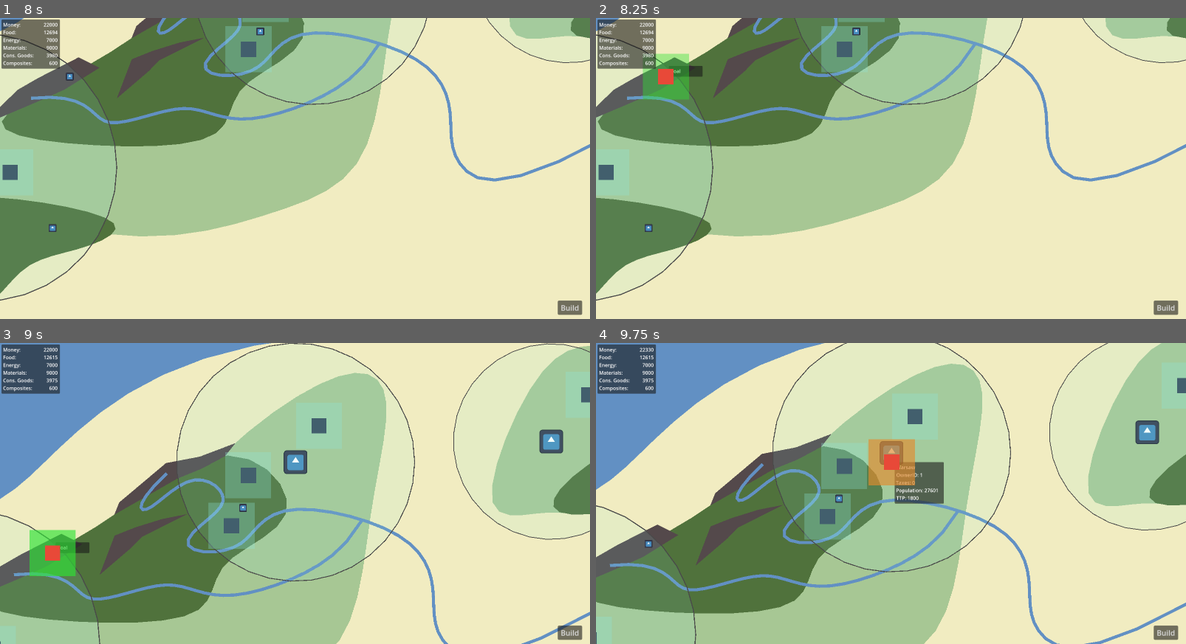
Above: before the commit, frames 1-4 (two rows, left to right).
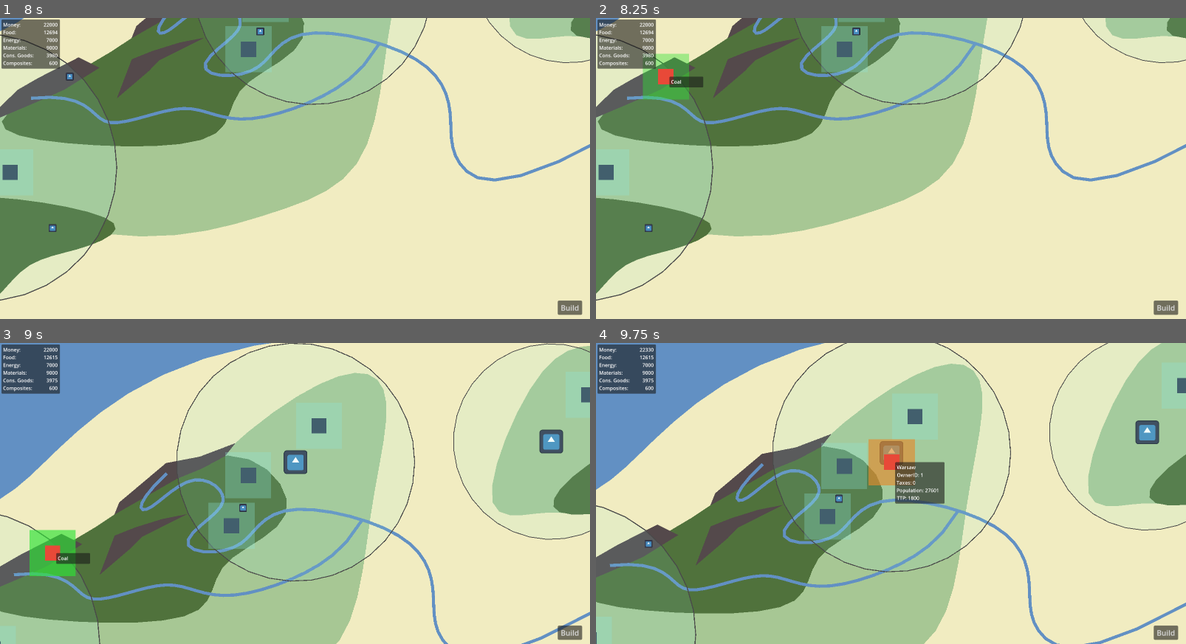
Above: after the commit, the same moments.

Repository: Novation257/Nations-Refounded
Game: Godot game, scene res://masterScene.tscn
The game is run twice, just before and just after one commit, with the same random seed, the same clock (stepped at 60 frames per second) and the same inputs. The engine's default icon, where the game draws it, is replaced by a stand-in: a white triangle on a blue panel in a dark square.
Inputs (mouse positions are in pixels of both pictures, inside the frame that each line leads up to):
- Up to frame 1 (8 s): tap Enter at 0.5, 2, 3.5 s; move the mouse to (312, 216) at 0.52 s; tap Down (CamDown) at 0.6, 5.1 s; click (312, 216) at 0.67 s; tap Space at 1.25, 2.75, 4.25 s; move the mouse to (472, 213) at 1.27 s; tap Left (CamLeft) at 1.35, 5.85 s; click (472, 213) at 1.42 s; move the mouse to (118, 123) at 2.02 s; tap Right (CamRight) at 2.1, 6.6 s; click (118, 123) at 2.17 s; move the mouse to (324, 168) at 2.77 s; tap Up (CamUp) at 2.85, 7.35 s; click (324, 168) at 2.92 s; move the mouse to (206, 93) at 3.52 s; press the mouse at (206, 93) at 3.53 s; move the mouse to (424, 153) at 4.27 s; release the mouse at (424, 153) at 4.28 s; tap Shift (Shift) at 4.35 s; click (424, 153) at 4.42 s; move the mouse to (11, 171) at 5.02 s; click (11, 171) at 5.17 s; move the mouse to (11, 162) at 5.77 s; click (11, 162) at 5.92 s; move the mouse to (259, 39) at 6.52 s; click (259, 39) at 6.67 s; move the mouse to (247, 39) at 7.27 s; click (247, 39) at 7.42 s
- Up to frame 2 (8.25 s): move the mouse to (666, 75) at 8.02 s; press the mouse at (666, 75) at 8.03 s
- Up to frame 3 (9 s): move the mouse to (53, 553) at 8.77 s; release the mouse at (53, 553) at 8.78 s; tap Shift (Shift) at 8.85 s; click (53, 553) at 8.92 s
- Up to frame 4 (9.75 s): move the mouse to (891, 463) at 9.52 s; tap Down (CamDown) at 9.6 s; click (891, 463) at 9.67 s

Frame 1 is identical in both runs. In frame 2, 0.3% of the frame differs, in the area x 12-19%, y 15-24%; in frame 3, 0.3%; in frame 4, 0.4%, in the area x 50-60%, y 39-54%.

Commit message:
Fixed z-index and scaling of hover UIs (#14)

Diff:
--- a/ClientApp/gameObjects/city/city.gd
+++ b/ClientApp/gameObjects/city/city.gd
@@ -108,9 +108,15 @@
 func _process(delta: float) -> void:
 	# Make UI follow cursor if the UI isn't hidden
 	if UI.visible == true:
+		# Update scale
+		UI.scale[0] = 1/get_node("%camera+static ui").zoom[0]
+		UI.scale[1] = UI.scale[0]
+
+		# Update position
 		var m_pos:Vector2 = get_local_mouse_position()
-		UI.position[0] = m_pos[0] + 10
-		UI.position[1] = m_pos[1] + 0
+		UI.position[0] = m_pos[0] + (12 * UI.scale[0])
+		UI.position[1] = m_pos[1] - (0  * UI.scale[0])
+
 	pass
 
 func _on_city_inner_coll_mouse_entered() -> void:
--- a/ClientApp/gameObjects/city/city.tscn
+++ b/ClientApp/gameObjects/city/city.tscn
@@ -35,6 +35,7 @@
 
 [node name="UI" type="Panel" parent="."]
 unique_name_in_owner = true
+z_index = 1
 offset_left = 100.0
 offset_top = -80.0
 offset_right = 260.0
--- a/ClientApp/gameObjects/extractor/GenericExtractor.tscn
+++ b/ClientApp/gameObjects/extractor/GenericExtractor.tscn
@@ -87,9 +87,14 @@
 func _process(delta: float) -> void:
 	# Make UI follow cursor if the UI isn't hidden
 	if UI.visible == true:
+		# Update scale
+		UI.scale[0] = 1/get_node(\"%camera+static ui\").zoom[0]
+		UI.scale[1] = UI.scale[0]
+
+		# Update position
 		var m_pos:Vector2 = get_local_mouse_position()
-		UI.position[0] = m_pos[0] + 10
-		UI.position[1] = m_pos[1] + 0
+		UI.position[0] = m_pos[0] + (12 * UI.scale[0])
+		UI.position[1] = m_pos[1] - (0  * UI.scale[0])
 
 	clicked = false
 
@@ -139,6 +144,7 @@
 
 [node name="UI" type="Panel" parent="."]
 unique_name_in_owner = true
+z_index = 1
 offset_left = 100.0
 offset_top = -80.0
 offset_right = 250.0
--- a/ClientApp/gameObjects/resourceNode/GenericResourceNode.tscn
+++ b/ClientApp/gameObjects/resourceNode/GenericResourceNode.tscn
@@ -22,6 +22,7 @@
 
 [node name="UI" type="Panel" parent="."]
 unique_name_in_owner = true
+z_index = 1
 offset_left = 32.0
 offset_top = -27.0
 offset_right = 142.0
--- a/ClientApp/gameObjects/resourceNode/resourceNode.gd
+++ b/ClientApp/gameObjects/resourceNode/resourceNode.gd
@@ -23,9 +23,14 @@
 
 func _process(delta: float) -> void:
 	if UI.visible == true:
+		# Update scale
+		UI.scale[0] = 1/get_node("%camera+static ui").zoom[0]
+		UI.scale[1] = UI.scale[0]
+
+		# Update position
 		var m_pos:Vector2 = get_local_mouse_position()
-		UI.position[0] = m_pos[0] + 10
-		UI.position[1] = m_pos[1] - 35
+		UI.position[0] = m_pos[0] + (12 * UI.scale[0])
+		UI.position[1] = m_pos[1] - (0 * UI.scale[0])
 
 		# Emit signal if clicked
 		if Input.is_action_just_pressed("LMB"):
--- a/ClientApp/masterScene.tscn
+++ b/ClientApp/masterScene.tscn
@@ -17,7 +17,7 @@
 position = Vector2(65.9999, 155)
 script = ExtResource("3_tiwjy")
 points = PackedVector2Array(-2433.31, -518.684, -2004.8, -716.461, -1647.84, -804.659, -1484.05, -1021.36, -987.639, -1 …(1136 unchanged characters)…
-weights = PackedFloat32Array(1, 1, 1, 1, 1, 1, 1, 1, 1, 1, 1 …(120296 unchanged characters)… 1, 1, 1, 1, 1, 1, 1, 1, 1, 1, 1, 1, 1, 1)
+weights = PackedFloat32Array(1, 1, 1, 1, 1, 1, 1, 1, 1, 1, 1 …(120296 unchanged characters)… 1, 1, 1, 1, 1, 1, 1, 1, 1, 1, 1, 1, 1, 1, 1, 1, 1, 1, 1, 1, 1, 1, 1, 1, 1, 1, 1, 1, 1, 1)
 collision_poly = NodePath("barren/CollisionPolygon2D")
 open = false
 border = false
@@ -34,7 +34,7 @@
 position = Vector2(-980, -203)
 script = ExtResource("3_tiwjy")
 points = PackedVector2Array(-243.622, -222.623, 78.9117, -640.832, 508.909, -930.005, 665.709, -836.773, 563.194, -447.16, 530.291, 35.7971, 207.751, 151.71, -248.317, 285.678, -1009.16, 55.1613, -1048.76, 258.808, -1298.16, 142.881, -1164.63, -108.98, -776.504, -20.901, -700.589, -274.256)
-weights = PackedFloat32Array(1, 1, 1, 1, 1, 1, 1, 1, 1, 1, 1 …(22745 unchanged characters)… 1, 1, 1, 1, 1, 1, 1, 1, 1, 1, 1, 1, 1, 1)
+weights = PackedFloat32Array(1, 1, 1, 1, 1, 1, 1, 1, 1, 1, 1 …(22745 unchanged characters)… 1, 1, 1, 1, 1, 1, 1, 1, 1, 1, 1, 1, 1, 1, 1, 1, 1, 1, 1, 1, 1, 1, 1, 1, 1, 1, 1, 1, 1, 1)
 collision_poly = NodePath("plains/CollisionPolygon2D")
 open = false
 border = false
@@ -51,7 +51,7 @@
 position = Vector2(-1035, -521)
 script = ExtResource("3_tiwjy")
 points = PackedVector2Array(-786.552, 194.825, -253.795, -31.4633, 173.837, -409.204, 467.833, -79.5718, 82.9648, 45.1541, 145.328, 255.406, -367.83, 258.97)
-weights = PackedFloat32Array(1, 1, 1, 1, 1, 1, 1, 1, 1, 1, 1 …(16688 unchanged characters)… 1, 1, 1, 1, 1, 1, 1, 1, 1, 1, 1, 1, 1, 1)
+weights = PackedFloat32Array(1, 1, 1, 1, 1, 1, 1, 1, 1, 1, 1 …(16688 unchanged characters)… 1, 1, 1, 1, 1, 1, 1, 1, 1, 1, 1, 1, 1, 1, 1, 1, 1, 1, 1, 1, 1, 1, 1, 1, 1, 1, 1, 1, 1, 1)
 collision_poly = NodePath("forest/CollisionPolygon2D")
 open = false
 border = false
@@ -129,7 +129,7 @@
 position = Vector2(-1735, 113)
 script = ExtResource("3_tiwjy")
 points = PackedVector2Array(-243.622, -222.623, 110.098, -223.524, 539.917, -135.425, 323.673, -36.6466, 128.786, -12.6194, 18.7378, 201.189, -274.336, 120.865)
-weights = PackedFloat32Array(1, 1, 1, 1, 1, 1, 1, 1, 1, 1, 1 …(5468 unchanged characters)… 1, 1, 1, 1, 1, 1, 1, 1, 1, 1, 1, 1, 1, 1)
+weights = PackedFloat32Array(1, 1, 1, 1, 1, 1, 1, 1, 1, 1, 1 …(5468 unchanged characters)… 1, 1, 1, 1, 1, 1, 1, 1, 1, 1, 1, 1, 1, 1, 1, 1, 1, 1, 1, 1, 1, 1, 1, 1, 1, 1, 1, 1, 1, 1)
 collision_poly = NodePath("forest/CollisionPolygon2D")
 open = false
 border = false
@@ -146,7 +146,7 @@
 position = Vector2(556, -855)
 script = ExtResource("3_tiwjy")
 points = PackedVector2Array(19.9692, -265.708, 355.59, -217.762, 478.451, -142.847, 469.461, -5.00256, 402.259, 102.07, 340.631, 91.9543, 138.782, -110.154, -244.144, 58.0143, -265.713, 259.592, -369.792, 206.203, -654.269, 288.666, -429.523, -268.705, -243.733, -340.623)
-weights = PackedFloat32Array(1, 1, 1, 1, 1, 1, 1, 1, 1, 1, 1 …(36026 unchanged characters)… 1, 1, 1, 1, 1, 1, 1, 1, 1, 1, 1, 1, 1, 1)
+weights = PackedFloat32Array(1, 1, 1, 1, 1, 1, 1, 1, 1, 1, 1 …(36026 unchanged characters)… 1, 1, 1, 1, 1, 1, 1, 1, 1, 1, 1, 1, 1, 1, 1, 1, 1, 1, 1, 1, 1, 1, 1, 1, 1, 1, 1, 1, 1, 1)
 collision_poly = NodePath("plains/CollisionPolygon2D")
 open = false
 border = false
@@ -163,7 +163,7 @@
 position = Vector2(525, -701)
 script = ExtResource("3_tiwjy")
 points = PackedVector2Array(-326.819, -35.0415, 65.0303, -257.976, 397.181, -159.042, 467.833, -79.5718, 343.181, 16.9585, 137.181, 20.9585, -388.181, 122.949)
-weights = PackedFloat32Array(1, 1, 1, 1, 1, 1, 1, 1, 1, 1, 1 …(21932 unchanged characters)… 1, 1, 1, 1, 1, 1, 1, 1, 1, 1, 1, 1, 1, 1)
+weights = PackedFloat32Array(1, 1, 1, 1, 1, 1, 1, 1, 1, 1, 1 …(21932 unchanged characters)… 1, 1, 1, 1, 1, 1, 1, 1, 1, 1, 1, 1, 1, 1, 1, 1, 1, 1, 1, 1, 1, 1, 1, 1, 1, 1, 1, 1, 1, 1)
 collision_poly = NodePath("forest/CollisionPolygon2D")
 open = false
 border = false
